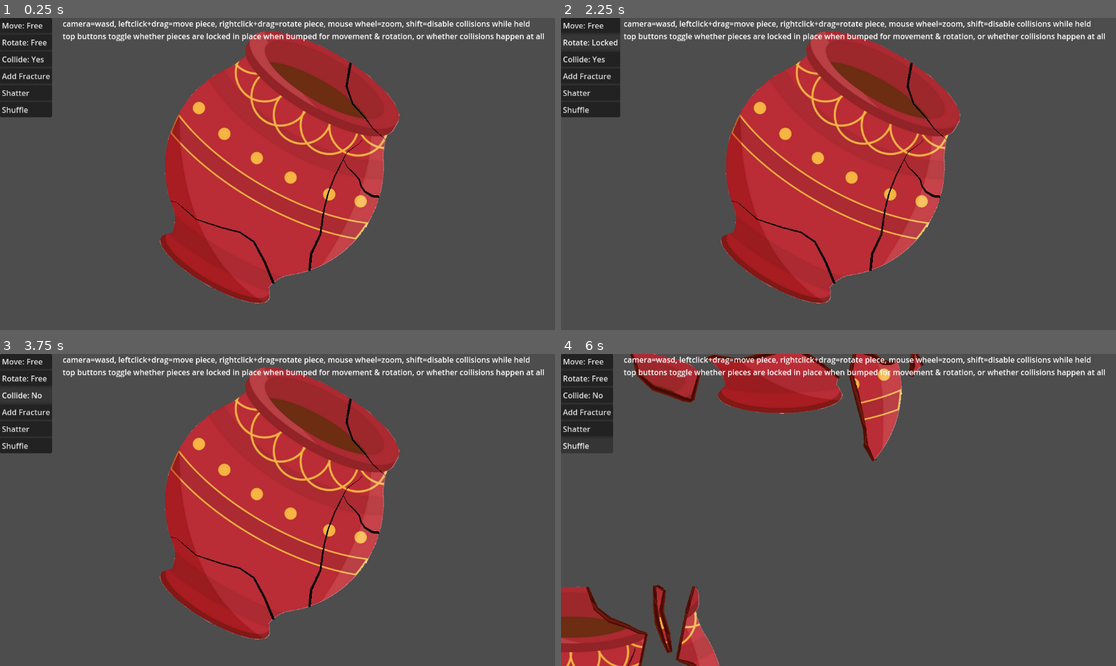
Above: before the commit, frames 1-4 (two rows, left to right).
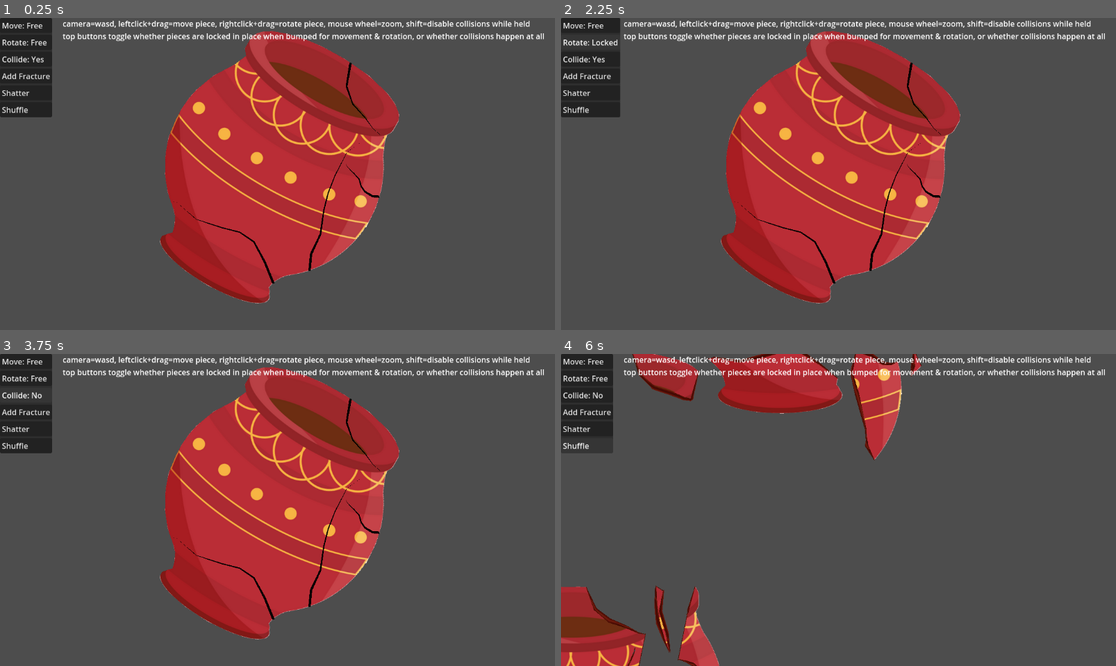
Above: after the commit, the same moments.

Repository: feyrkh/Exploratory
Game: Godot game, scene res://CleaningTable.tscn
The game is run twice, just before and just after one commit, with the same random seed, the same clock (stepped at 60 frames per second) and the same inputs.
Inputs:
- Up to frame 1 (0.25 s): no input
- Up to frame 2 (2.25 s): click "Move: Free" at 0.5 s; click "Move: Locked" at 1.25 s; click "Rotate: Free" at 2 s
- Up to frame 3 (3.75 s): click "Rotate: Locked" at 2.75 s; click "Collide: Yes" at 3.5 s
- Up to frame 4 (6 s): click "Add Fracture" at 4.25 s; click "Shatter" at 5 s; click "Shuffle" at 5.75 s

The runs differ from the first frame. In frame 1, 0.1% of the frame differs, in the area x 30-70%, y 15-84%; in frame 2, 0.1%; in frame 3, 0.1%; in frame 4, 0.9%, in the area x 4-66%, y 0-100%.

Commit message:
Tweak shard edge visuals

Diff:
--- a/ItemScarLine.tscn
+++ b/ItemScarLine.tscn
@@ -1,7 +1,7 @@
 [gd_scene load_steps=2 format=3 uid="uid://bekql6wb10r0o"]
 
 [sub_resource type="Curve" id="Curve_q3kjk"]
-_data = [Vector2(0.0346535, 1), 0.0, 0.0, 0, 0, Vector2(0.554455, 0.549451), 0.0, 0.0, 0, 0, Vector2(1, 0.142857), 0.0, 0.0, 0, 0]
+_data = [Vector2(0, 1), 0.0, 0.0, 0, 0, Vector2(0.521235, 0.457464), 0.0, 0.0, 0, 0, Vector2(1, 0), 0.0, 0.0, 0, 0]
 point_count = 3
 
 [node name="ItemScarLine" type="Line2D"]
--- a/ItemShardEdgeLine.tscn
+++ b/ItemShardEdgeLine.tscn
@@ -4,13 +4,14 @@
 [ext_resource type="Script" path="res://ItemShardEdge.gd" id="2_5g4ha"]
 
 [sub_resource type="Curve" id="Curve_l5ar3"]
-_data = [Vector2(0, 0.488764), 0.0, 0.0, 0, 0, Vector2(0.490099, 1), 0.0, 0.0, 0, 0, Vector2(1, 0.488764), 0.0, 0.0, 0, 0]
+_data = [Vector2(0, 0.0818621), 0.0, 0.0, 0, 0, Vector2(0.490099, 1), 0.0, 0.0, 0, 0, Vector2(1, 0.0714287), 0.0, 0.0, 0, 0]
 point_count = 3
 
 [node name="Line2D" type="Line2D"]
-width = 20.0
+width = 15.0
 width_curve = SubResource("Curve_l5ar3")
 default_color = Color(0.454902, 0.192157, 0.137255, 1)
 texture = ExtResource("1_a0b8r")
 texture_mode = 1
+joint_mode = 1
 script = ExtResource("2_5g4ha")
